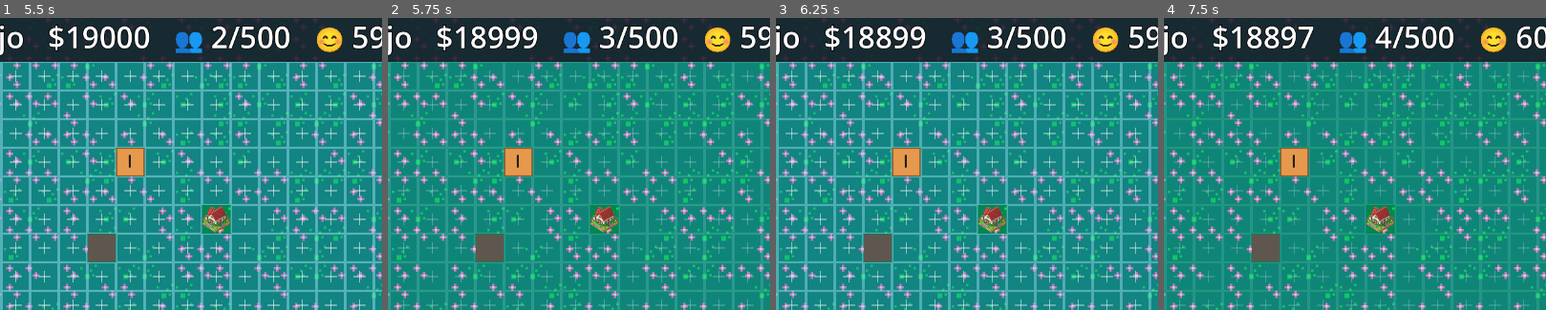
Above: before the commit, frames 1-4 (left to right).
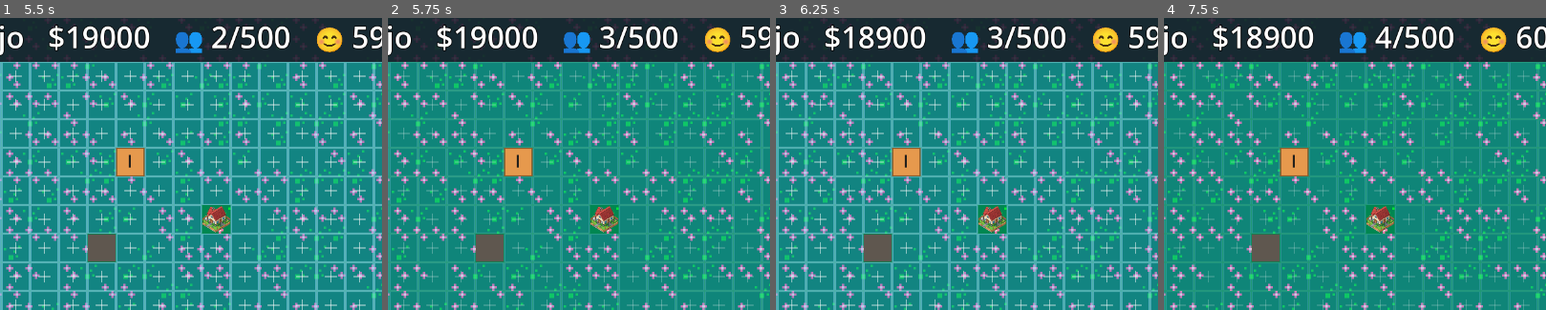
Above: after the commit, the same moments.

Repository: andrewsmedina/yourcity
Game: Godot game, scene res://scenes/main.tscn
Same seed, same stepped clock (60 frames per second), same inputs: the game is played once before the commit and once after it.
Inputs (mouse positions are % of the whole screen's width and height, from its top left):
- Up to frame 1 (5.5 s): tap Enter at 0.5 s; move the mouse to (72, 37) at 0.52 s; tap 1 at 0.6 s; click (72, 37) at 0.67 s; tap Space at 0.77, 1.25, 3.77 s; drag from (30, 45) to (45, 57) at 1.27 s; move the mouse to (60, 23) at 2.02 s; tap 3 at 2.1 s; click (60, 23) at 2.17 s; drag from (45, 57) to (20, 29) at 2.77 s; move the mouse to (80, 53) at 3.52 s; tap 5 at 3.6 s; click (80, 53) at 3.67 s; drag from (20, 29) to (35, 20) at 4.27 s; move the mouse to (55, 41) at 5.02 s; tap 7 at 5.1 s; click (55, 41) at 5.17 s
- Up to frame 2 (5.75 s): no input
- Up to frame 3 (6.25 s): drag from (35, 20) to (30, 45) at 5.77 s
- Up to frame 4 (7.5 s): move the mouse to (72, 37) at 6.52 s; tap Enter at 6.6 s; click (72, 37) at 6.67 s; tap Space at 6.77 s; drag from (30, 45) to (45, 57) at 7.27 s
The pictures show only the part of the screen within x 42-92%, y 1-51%; the shares and areas given below are measured in that part.

Frame 1 is identical in both runs. In frame 2, 0.5% of the frame differs, in the area x 21-40%, y 2-11%; in frame 3, 0.4%; in frame 4, 0.5%.

Commit message:
Collect tax annually with a year-end report
Tax and upkeep now accrue through the year and settle as a lump sum when the
year turns over (SimCity-style), instead of trickling per second. City emits
year_passed; the HUD shows the projected yearly balance and flashes a budget
report ("Ano N: +tax -upkeep = net"). Mid-year only build/demolish/crisis
touch the cash. Accumulators persist in saves. Tests updated.

Co-Authored-By: Claude Opus 4.8 (1M context) <noreply@anthropic.com>

Diff:
--- a/scripts/city.gd
+++ b/scripts/city.gd
@@ -9,6 +9,7 @@
 signal city_changed  ## zones built or slots unlocked — the view should refresh
 signal crisis_started(crisis: CitySim.CrisisType)
 signal crisis_ended(crisis: CitySim.CrisisType)
+signal year_passed(year: int, tax: float, upkeep: float)
 
 var sim := CitySim.new()
 var selected_zone: CitySim.Zone = CitySim.Zone.RESIDENTIAL  ## zone the next build places
@@ -30,7 +31,10 @@
 	var prev_money := sim.money
 	var prev_pop := sim.population
 	var prev_slots := sim.slots.size()
+	var prev_year := sim.year()
 	sim.advance(delta)
+	if sim.year() != prev_year:
+		year_passed.emit(sim.year(), sim.last_year_tax, sim.last_year_upkeep)
 	if not is_equal_approx(prev_money, sim.money):
 		money_changed.emit(sim.money)
 	if not is_equal_approx(prev_pop, sim.population):
--- a/scripts/hud.gd
+++ b/scripts/hud.gd
@@ -1,23 +1,30 @@
 extends CanvasLayer
 
-## Economy HUD (issue #18): phase, balance, population, happiness, selected zone,
-## and the net rate colored by sign (green = earning, red = losing). On its own
-## CanvasLayer so the day/night CanvasModulate doesn't tint the text.
+## Economy HUD (issue #18): phase, balance, population, happiness, tax, selected
+## zone, plus the projected yearly balance (colored by sign) and a flash report
+## when the year's budget is settled. On its own CanvasLayer so the day/night
+## CanvasModulate doesn't tint the text.
 
 var _label: Label
 var _net: Label
+var _report: Label
 
 func _ready() -> void:
 	_label = _make_label(Vector2(12, 3))
 	_label.add_theme_color_override("font_color", Color.WHITE)
 	_net = _make_label(Vector2(0, 3))
+	_report = _make_label(Vector2(340, 92))  # in the play area, below the top bar
+	_report.add_theme_color_override("font_color", Color(0.7, 0.95, 1.0))
+	_report.modulate.a = 0.0
 	Settings.changed.connect(_apply_scale)
+	City.year_passed.connect(_on_year_passed)
 	_apply_scale()
 
 func _apply_scale() -> void:
 	var fs := int(22 * Settings.ui_scale)
 	_label.add_theme_font_size_override("font_size", fs)
 	_net.add_theme_font_size_override("font_size", fs)
+	_report.add_theme_font_size_override("font_size", fs)
 
 func _make_label(pos: Vector2) -> Label:
 	var label := Label.new()
@@ -36,8 +43,18 @@
 		int(s.money), int(s.population), int(s.housing_capacity()), int(s.happiness()),
 		int(s.tax_rate * 100.0), CitySim.ZONE_NAME[City.selected_zone],
 	]
-	var net := s.net_per_sec()
-	_net.text = "%+.1f $/s" % net
+	# Tax is collected yearly, so show the projected balance for the year.
+	var per_year := s.net_per_sec() * CitySim.YEAR
+	_net.text = "≈ %+d $/ano" % int(per_year)
 	_net.position.x = _label.position.x + _label.get_minimum_size().x
 	_net.add_theme_color_override("font_color",
-		Color(0.4, 1.0, 0.5) if net >= 0.0 else Color(1.0, 0.45, 0.45))
+		Color(0.4, 1.0, 0.5) if per_year >= 0.0 else Color(1.0, 0.45, 0.45))
+
+func _on_year_passed(year: int, tax: float, upkeep: float) -> void:
+	var net := tax - upkeep
+	_report.text = "📊 Ano %d: +$%d impostos − $%d manutenção = $%+d" % [
+		year - 1, int(tax), int(upkeep), int(net)]
+	_report.modulate.a = 1.0
+	var tween := create_tween()
+	tween.tween_interval(3.0)
+	tween.tween_property(_report, "modulate:a", 0.0, 0.8)
--- a/scripts/sim/city_sim.gd
+++ b/scripts/sim/city_sim.gd
@@ -194,6 +194,14 @@
 var pop_per_sec: float
 var indicators := {}  # Indicator -> float (0..100)
 
+# Annual budget: tax and upkeep accrue during the year and are settled in one
+# lump sum when the year turns over (last_year_* hold the most recent report).
+var _year_tax := 0.0
+var _year_upkeep := 0.0
+var _last_year := 1
+var last_year_tax := 0.0
+var last_year_upkeep := 0.0
+
 var slots: Array = []  # each entry is a Zone value, or null when empty
 
 var _crisis_elapsed := {}  # CrisisType -> seconds active (key present iff active)
@@ -202,6 +210,7 @@
 	money = starting_money
 	population = 0.0
 	elapsed = 0.0
+	_last_year = 1
 	for ind in INDICATORS:
 		indicators[ind] = INDICATOR_START
 	_sync_slots()
@@ -302,14 +311,26 @@
 ## Advance the simulation by `delta` seconds.
 func advance(delta: float) -> void:
 	elapsed += delta
-	money += net_per_sec() * delta
+	# Tax and upkeep accrue through the year; settled as a lump sum at year-end.
+	_year_tax += tax_income() * delta
+	_year_upkeep += upkeep_per_sec * delta
+	if year() != _last_year:
+		_last_year = year()
+		_settle_year()
 	# Population grows toward housing capacity (and leaves when unhappy).
 	population = clampf(population + pop_per_sec * _pop_factor() * delta, 0.0, housing_capacity())
 	for ind in INDICATORS:
 		indicators[ind] = clampf(indicators[ind] + indicator_rate(ind) * delta, 0.0, 100.0)
-	_update_crises(delta)
+	_update_crises(delta)  # crises spend money immediately, not via the budget
 	money = maxf(0.0, money)  # no bottomless debt — keeps the city recoverable
 	_sync_slots()
+
+func _settle_year() -> void:
+	last_year_tax = _year_tax
+	last_year_upkeep = _year_upkeep
+	money += _year_tax - _year_upkeep
+	_year_tax = 0.0
+	_year_upkeep = 0.0
 
 # --- Crises ---
 
@@ -387,6 +408,8 @@
 		"population": population,
 		"elapsed": elapsed,
 		"tax_rate": tax_rate,
+		"year_tax": _year_tax,
+		"year_upkeep": _year_upkeep,
 		"slots": slots.duplicate(),
 		"indicators": inds,
 		"crises": crises,
@@ -397,6 +420,8 @@
 	population = float(data.get("population", population))
 	elapsed = float(data.get("elapsed", elapsed))
 	tax_rate = clampf(float(data.get("tax_rate", tax_rate)), TAX_MIN, TAX_MAX)
+	_year_tax = float(data.get("year_tax", 0.0))
+	_year_upkeep = float(data.get("year_upkeep", 0.0))
 	var saved_slots = data.get("slots", null)
 	if saved_slots != null:
 		slots = []
@@ -410,6 +435,7 @@
 	_crisis_elapsed = {}
 	for key in data.get("crises", {}):
 		_crisis_elapsed[int(key)] = float(data["crises"][key])
+	_last_year = year()
 	_sync_slots()
 	_recompute_rates()
 
--- a/tests/run_tests.gd
+++ b/tests/run_tests.gd
@@ -15,7 +15,7 @@
 	_test_tax_rate_shifts_happiness()
 	_test_residential_zone_grows_population()
 	_test_upkeep_charged_monthly()
-	_test_net_drives_money()
+	_test_tax_collected_yearly_not_continuously()
 	_test_grid_starts_full()
 	_test_demolish_clears_lot()
 	_test_indicators_start_at_default()
@@ -100,13 +100,17 @@
 	_expect("upkeep is the per-second cost",
 		is_equal_approx(c.upkeep_per_sec, CitySim.ZONE_UPKEEP[CitySim.Zone.POLICE]))
 
-func _test_net_drives_money() -> void:
-	var c := CitySim.new(10000.0)
-	c.build(CitySim.Zone.COMMERCIAL, 0)
+func _test_tax_collected_yearly_not_continuously() -> void:
+	var c := CitySim.new(10000.0)
+	c.build(CitySim.Zone.RESIDENTIAL, 0)
+	c.build(CitySim.Zone.COMMERCIAL, 1)
+	c.population = 250.0
 	var start := c.money
-	c.advance(1.0)
-	_expect("money moves by net per second",
-		is_equal_approx(c.money, start + c.net_per_sec()))
+	c.advance(CitySim.YEAR - 1.0)  # almost a year — nothing collected yet
+	var mid_unchanged := is_equal_approx(c.money, start)
+	c.advance(2.0)  # crosses the year boundary — lump-sum settlement
+	var collected := c.money > start
+	_expect("tax is collected yearly, not continuously", mid_unchanged and collected)
 
 func _test_demolish_clears_lot() -> void:
 	var c := CitySim.new(10000.0)
